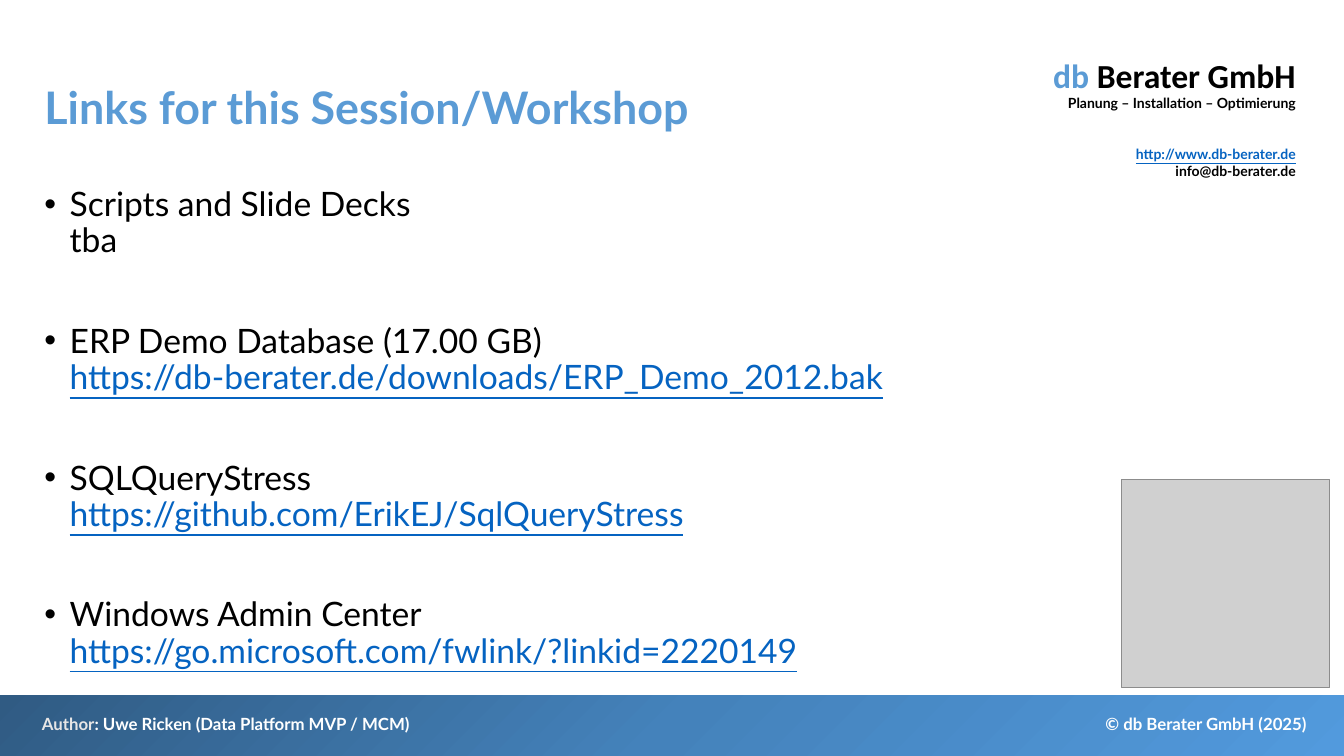
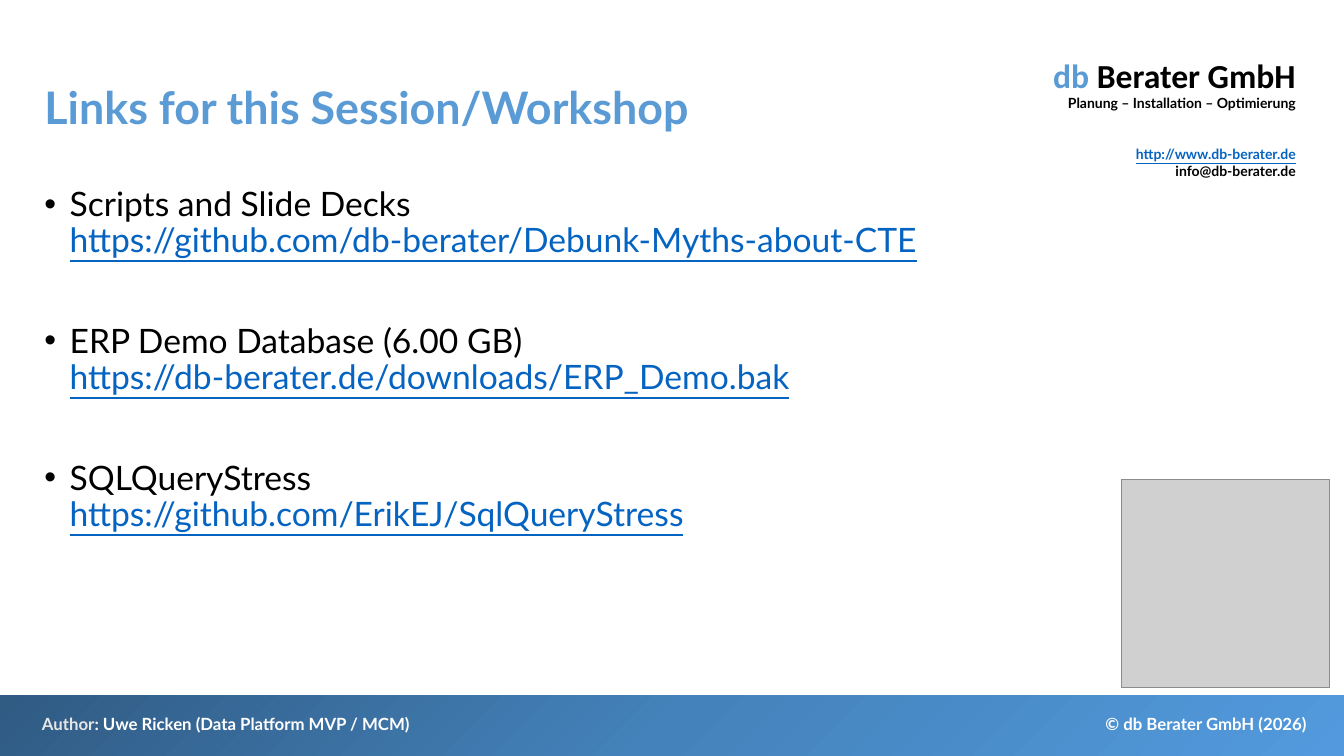
Before and after one commit to db-berater/Debunk-Myths-about-CTE, a slide deck: slide 3 of 01 - Documents and Preparation/Debunk Myths About CTE.pptx (slide 2 before the commit). Drawn at 1344x756 pixels with LibreOffice and Linux fonts; fonts in the diff are those of the drawing; grey boxes stand for pictures. Boxes give left, top, right and bottom in pixels: in the first picture for what was removed or moved away, otherwise in the second. Text is boxed around its words. In the diff, an @@ line names an element or a change of style, - is before the commit and + after.

```diff
--- a/01 - Documents and Preparation/Debunk Myths About CTE.pptx
+++ b/01 - Documents and Preparation/Debunk Myths About CTE.pptx
@@ text at <box>70,191,917,395</box>: text changed @@
-• Scripts and Slide Decks
-  tba
-• ERP Demo Database (17.00 GB)
-  https://db-berater.de/downloads/ERP_Demo_2012.bak
+• Scripts and Slide Decks
+  https://github.com/db-berater/Debunk-Myths-about-CTE
+• ERP Demo Database (6.00 GB)
+  https://db-berater.de/downloads/ERP_Demo.bak
@@ text at <box>70,601,797,669</box>: paragraph removed @@
-• Windows Admin Center
-  https://go.microsoft.com/fwlink/?linkid=2220149
@@ text at <box>1123,717,1306,733</box>: text changed @@
-© db Berater GmbH (2025)
+© db Berater GmbH (2026)
```
Also in this commit, not shown: 28 other slides changed, 8 slides added, 41 other files.
